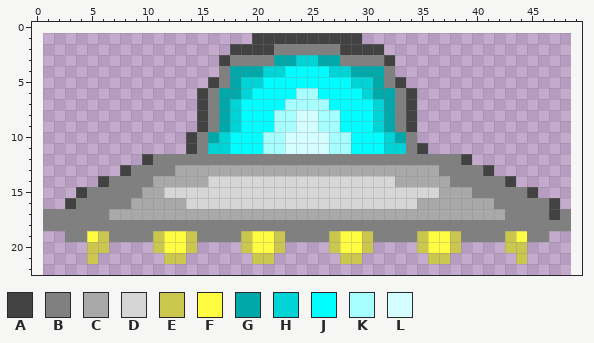
A pixel-art sprite gets an edit: core/raw-sprites/invader-2.png. The picture above was drawn from the file before the commit.
The file is 48x24 pixels. The old version is drawn lined up with the new one, on the new canvas.
Palette (. is transparent): A #424242  B #808080  C #a9a9a9  D #d6d6d6  E #cbc64e  F #fffc41  G #00a8a9  H #00d4d6  J #00fdff  K #a6feff  L #d4feff
Once edited:
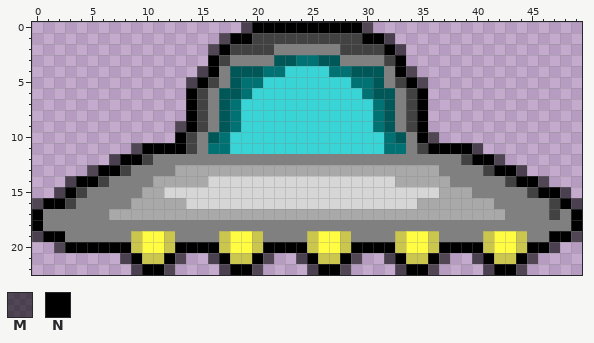
Colours new in this view: M #00000096  N #000000
Edits made:
canvas 48x24 -> 50x23, the old top-left corner now at 1,1 (the part of the old canvas that was cut away was empty and is not shown)
@@ palette @@
-G #00a8a9
+G #005758
-H #00d4d6
+H #007273
-J #00fdff
+J #38d4d6
@@ x 0..49 @@
- 0 ..................................................
- 1 ....................AAAAAAAAAA....................
- 2 ..................AAAABBBBBBAAAA..................
- 3 .................ABBBBGGHHGGBBBBA.................
- 4 .................BGGGHHJJJJHHGGGB.................
- 5 ................ABGHHJJJJJJJJHHGBA................
- 6 ...............ABGGHJJJJKKJJJJHGGBA...............
- 7 ...............ABGHJJJJKKKKJJJJHGBA...............
- 8 ...............ABGHJJJKKLLKKJJJHGBA...............
- 9 ...............ABGHJJJKKLLKKJJJHGBA...............
-10 ..............ABGHJJJKKLLLLKKJJJHGB...............
-11 ..............ABHHJJJKKLLLLKKJJJHHBA..............
-12 ..........ABBBBBBBBBBBBBBBBBBBBBBBBBBBBA..........
-13 ........ABBBBCCCCCCCCCCCCCCCCCCCCCCCCBBBBA........
-14 ......ABBBBCCCCCDDDDDDDDDDDDDDDDDCCCCCBBBBBA......
-15 ....ABBBBBCCDDDDDDDDDDDDDDDDDDDDDDDDDCCCBBBBBA....
-16 ...ABBBBBCCCCCDDDDDDDDDDDDDDDDDDDDDCCCCCCCBBBBBA..
-17 .BBBBBBCCCCCCCCCCCCCCCCCCCCCCCCCCCCCCCCCCCCBBBBAB.
-18 .BBBBBBBBBBBBBBBBBBBBBBBBBBBBBBBBBBBBBBBBBBBBBBBB.
-19 ...BBFEBBBBEFFEBBBBEFFEBBBBEFFEBBBBEFFEBBBBEFBB...
-20 .....EE....EFFE....EFFE....EFFE....EFFE....EE.....
-21 .....E......EE......EE......EE......EE......E.....
-22 ..................................................
+ 0 ...................MNNNNNNNNNNM...................
+ 1 .................MNNAAAAAAAAAANNM.................
+ 2 ................MNAAAABBBBBBAAAANM................
+ 3 ................NABBBBGGHHGGBBBBAN................
+ 4 ...............MNBGGGHHJJJJHHGGGBNM...............
+ 5 ..............MNABGHHJJJJJJJJHHGBANM..............
+ 6 ..............NABGGHJJJJJJJJJJHGGBAN..............
+ 7 ..............NABGHJJJJJJJJJJJJHGBAN..............
+ 8 ..............NABGHJJJJJJJJJJJJHGBAN..............
+ 9 .............MNABGHJJJJJJJJJJJJHGBAN..............
+10 .............NABGHJJJJJJJJJJJJJJHGBNM.............
+11 .........MNNNNABHHJJJJJJJJJJJJJJHHBANNNNM.........
+12 .......MNNABBBBBBBBBBBBBBBBBBBBBBBBBBBBANNM.......
+13 .....MNNABBBBCCCCCCCCCCCCCCCCCCCCCCCCBBBBANNM.....
+14 ...MNNABBBBCCCCCDDDDDDDDDDDDDDDDDCCCCCBBBBBANNM...
+15 ..MNABBBBBCCDDDDDDDDDDDDDDDDDDDDDDDDDCCCBBBBBANNM.
+16 MNNABBBBBCCCCCDDDDDDDDDDDDDDDDDDDDDCCCCCCCBBBBBANM
+17 NBBBBBBCCCCCCCCCCCCCCCCCCCCCCCCCCCCCCCCCCCCBBBBABN
+18 NBBBBBBBBBBBBBBBBBBBBBBBBBBBBBBBBBBBBBBBBBBBBBBBBN
+19 MNNBBBBBBEFFEBBBBEFFEBBBBEFFEBBBBEFFEBBBBEFFEBBNNM
+20 ..MNNNNNNEFFENNNNEFFENNNNEFFENNNNEFFENNNNEFFENNM..
+21 ........MNEENM..MNEENM..MNEENM..MNEENM..MNEENM....
+22 .........MNNM....MNNM....MNNM....MNNM....MNNM.....
Changed places in both pictures, as pixel boxes (x1, y1, x2, y2):
changed: (32, 22, 582, 275)
